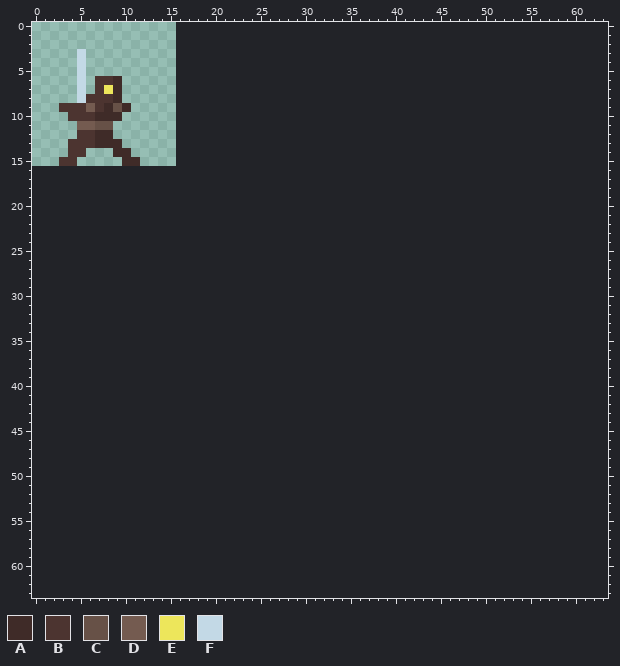
Two states of a pixel-art file, Entities/melee_enemy.ase. The first picture shows the starting point.
16x16 pixels, 1 frame. The old version is drawn lined up with the new one, on the new canvas.
Palette (. is transparent): A #3f2b28  B #4c3430  C #675147  D #745b50  E #ede65b  F #c3d9e6
Pixels before (only the part around the change), first column x 0:
13 ....BBBAAA......................................................
14 ....BB...AA.....................................................
15 ...BB.....AA....................................................
16 ................................................................
17 ................................................................
18 ................................................................
19 ................................................................
20 ................................................................
21 ................................................................
22 ................................................................
23 ................................................................
24 ................................................................
25 ................................................................
26 ................................................................
27 ................................................................
28 ................................................................
29 ................................................................
30 ................................................................
31 ................................................................
32 ................................................................
33 ................................................................
34 ................................................................
35 ................................................................
36 ................................................................
37 ................................................................
38 ................................................................
39 ................................................................
40 ................................................................
41 ................................................................
42 ................................................................
43 ................................................................
44 ................................................................
45 ................................................................
46 ................................................................
47 ................................................................
48 ................................................................
49 ................................................................
50 ................................................................
51 ................................................................
52 ................................................................
53 ................................................................
54 ................................................................
55 ................................................................
56 ................................................................
57 ................................................................
58 ................................................................
59 ................................................................
60 ................................................................
61 ................................................................
62 ................................................................
63 ................................................................
Now the later version:
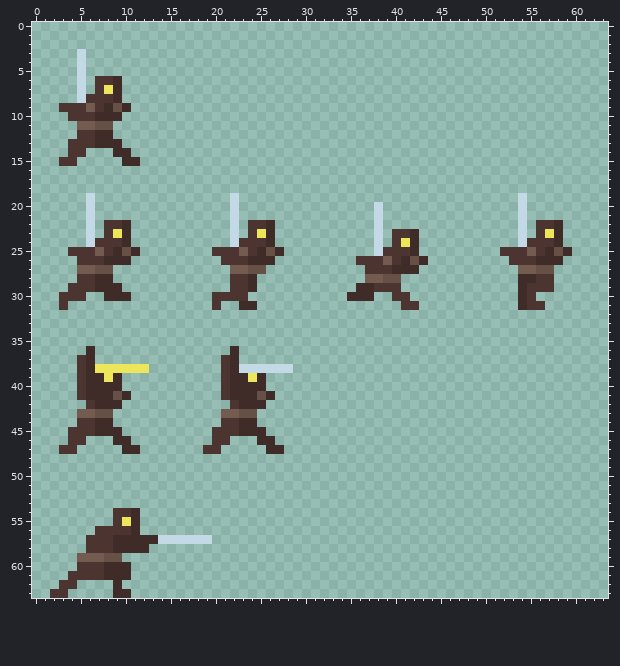
Commit message: added basic sprite animation for player and melee enemy
What changed:
canvas 16x16 -> 64x64
Changed rows in their new state; - is an unchanged pixel.
first column x 3:
19 ---F---------------F-------------------------------F-----
20 ---F---------------F---------------F---------------F-----
21 ---F---------------F---------------F---------------F-----
22 ---F-BBA-----------F-BBA-----------F---------------F-BBA-
23 ---F-BEA-----------F-BEA-----------F-BBA-----------F-BEA-
24 ---FBBBA-----------FBBBA-----------F-BEA-----------FBBBA-
25 -BBBDBACA--------BBBDBACA----------FBBBA---------BBBDBACA
26 --BBBAAA----------BBBAAA---------BBBDBACA---------BBBAAA-
27 --DDCC-------------DDCC-----------BBBAAA-----------DDCC--
28 --BBAA-------------BBA------------DDCC-------------AABB--
29 -BBBAAA------------BBA-----------AABBB-------------ABBB--
30 BBB--AAA---------BBBB-----------AAA--BB------------AB----
31 B----------------B--AA----------------BB-----------ABB---
first column x 3:
36 ---A---------------A------
37 --BA--------------BA------
38 --BAEEEEEE--------BAFFFFFF
39 --BAAEA-----------BAAEA---
40 --BAAAA-----------BAAAA---
41 --BAAACA----------BAAACA--
42 ---BAAA------------BAAA---
43 --DDCC------------DDCC----
44 --BBAA------------BBAA----
45 -BBBAAA----------BBBAAA---
46 -BB---AA---------BB---AA--
47 BB-----AA-------BB-----AA-
first column x 2:
54 -------BBA--------
55 -------BEA--------
56 -----BBBBA--------
57 ----BBBAAAAAFFFFFF
58 ----BBBAAAA-------
59 ---DDDCC----------
60 ---BBBAAA---------
61 --BBBBAAA---------
62 -BB----A----------
63 BB-----AA---------
Boxes around the changes in both pictures, in picture pixels (x1, y1, x2, y2):
added: (59, 193, 140, 310)
added: (212, 193, 284, 310)
added: (500, 193, 572, 310)
added: (347, 202, 428, 310)
added: (59, 346, 149, 454)
added: (203, 346, 293, 454)
added: (50, 508, 212, 598)
